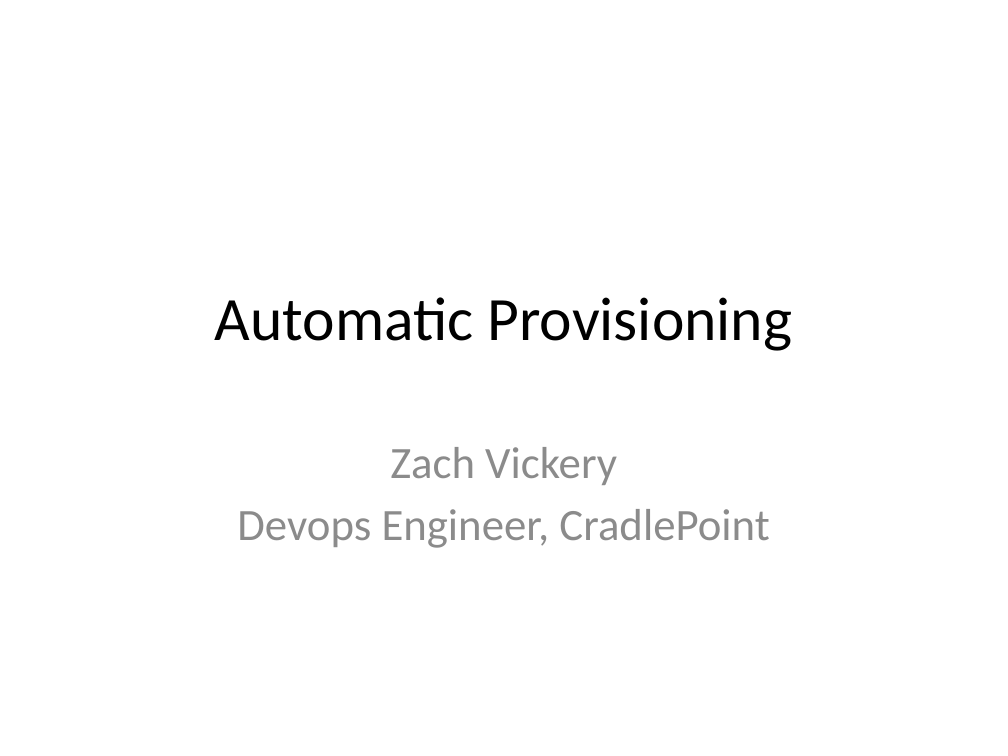
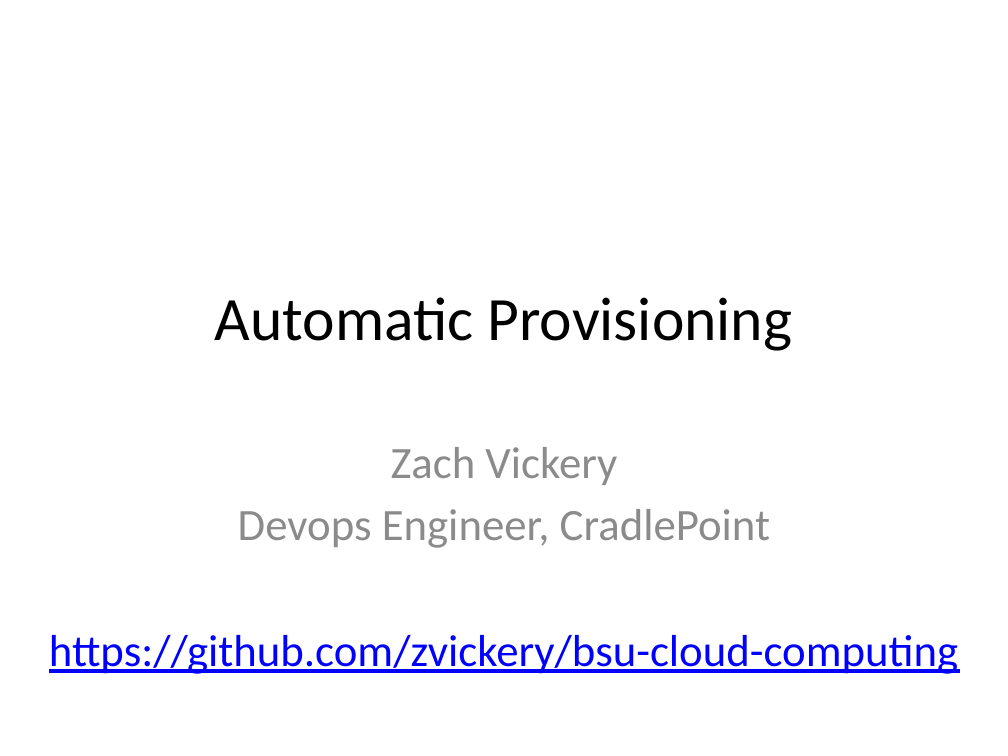
Before and after one commit to Milstein/bsu-cloud-computing, a slide deck: slide 1 of presentation/CloudComputingConfigurationManagement.pptx. Drawn at 1008x756 pixels with LibreOffice and Linux fonts; fonts in the diff are those of the drawing. Boxes give left, top, right and bottom in pixels: in the first picture for what was removed or moved away, otherwise in the second. Text is boxed around its words. In the diff, an @@ line names an element or a change of style, - is before the commit and + after.

```diff
--- a/presentation/CloudComputingConfigurationManagement.pptx
+++ b/presentation/CloudComputingConfigurationManagement.pptx
@@ subtitle "Zach Vickery": place and size @@
-subtitle "Zach Vickery" at [237,447,769,548]
+subtitle "Zach Vickery" at [49,447,958,674]
@@ subtitle at [49,635,958,674]: paragraph added @@
+https://github.com/zvickery/bsu-cloud-computing
```
Also in this commit, not shown: 10 other slides changed, 2 slides added, 9 other files.
